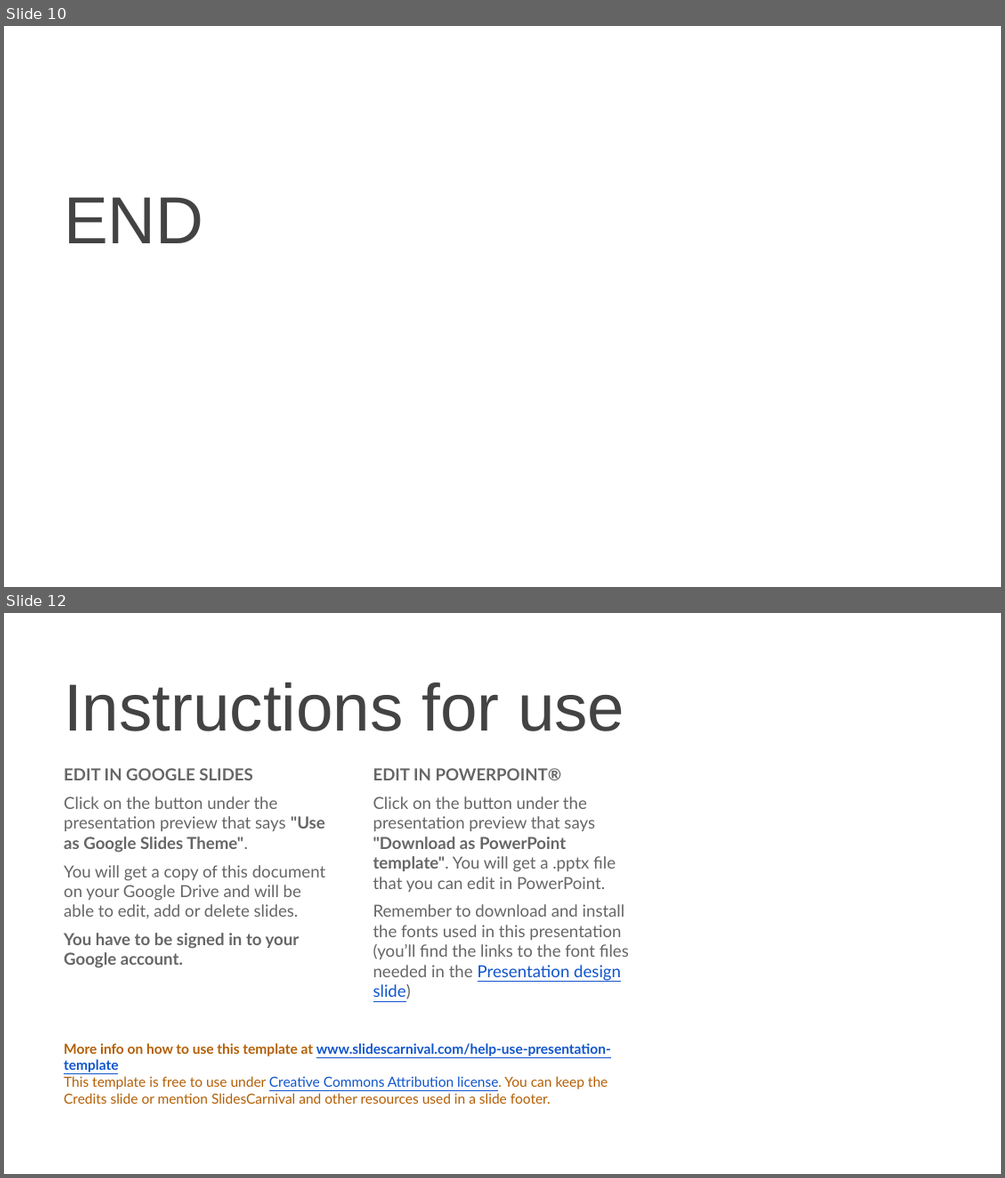
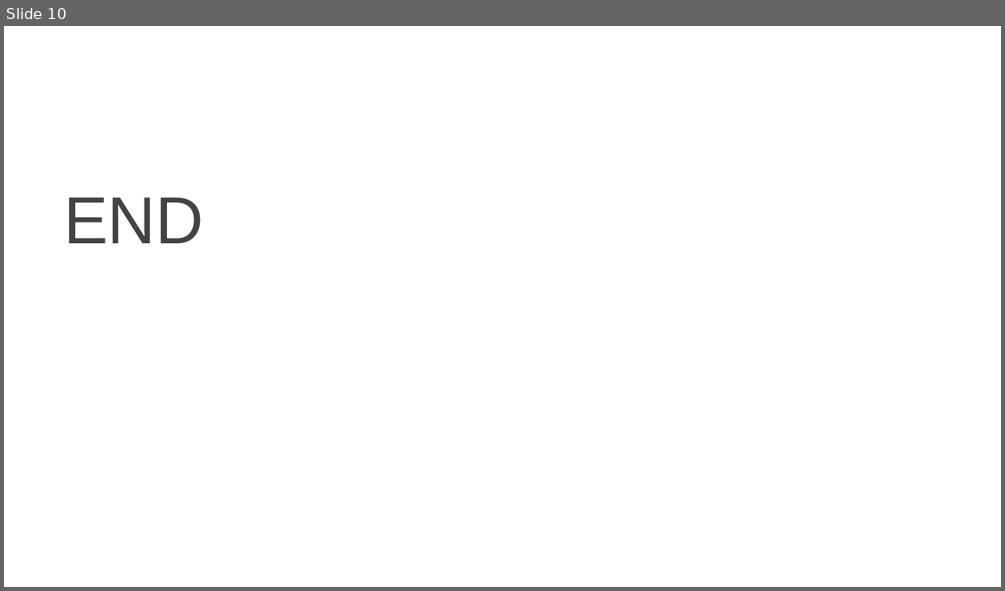
Before and after one commit to Errrneist/Multi-Layer_Perception, a slide deck: Chapter 2/Chapter2-L3-Activation_Function.pptx. Shown one above the other, each under a label of ours: slides 10 and 12 before the commit, slide 10 after it; the slides between them are not shown. The pictures are 1005x1178 and 1005x591 pixels, drawn with LibreOffice and Linux fonts; fonts in the diff are those of the drawing; background and template pictures are left out. Boxes give left, top, right and bottom in pixels: in the first picture for what was removed or moved away, otherwise in the second. Text is boxed around its words. In the diff, an @@ line names an element or a change of style, - is before the commit and + after.

Commit message:
Refined PowerPoint for C2L123

```diff
--- a/Chapter 2/Chapter2-L3-Activation_Function.pptx
+++ b/Chapter 2/Chapter2-L3-Activation_Function.pptx
@@ slide 12 removed at [4, 613, 1001, 1174], background picture (left out) @@
@@ title removed at [64, 682, 624, 731] @@
-Instructions for use
@@ text removed at [64, 768, 325, 968] @@
-EDIT IN GOOGLE SLIDES
-Click on the button under the presentation preview that says "Use as Google Slides Theme".
-You will get a copy of this document on your Google Drive and will be able to edit, add or delete slides.
-You have to be signed in to your Google account.
@@ text removed at [373, 768, 629, 999] @@
-EDIT IN POWERPOINT®
-Click on the button under the presentation preview that says "Download as PowerPoint template". You will get a .pptx file that you can edit in PowerPoint.
-Remember to download and install the fonts used in this presentation (you’ll find the links to the font files needed in the Presentation design slide)
@@ text removed at [64, 1043, 611, 1103] @@
-More info on how to use this template at www.slidescarnival.com/help-use-presentation-template
-This template is free to use under Creative Commons Attribution license. You can keep the Credits slide or mention SlidesCarnival and other resources used in a slide footer.
@@ page number removed at [928, 1122, 987, 1165] @@
-12
```
Also in this commit, not shown: 5 slides changed, 27 other slides removed, 3 other files.
